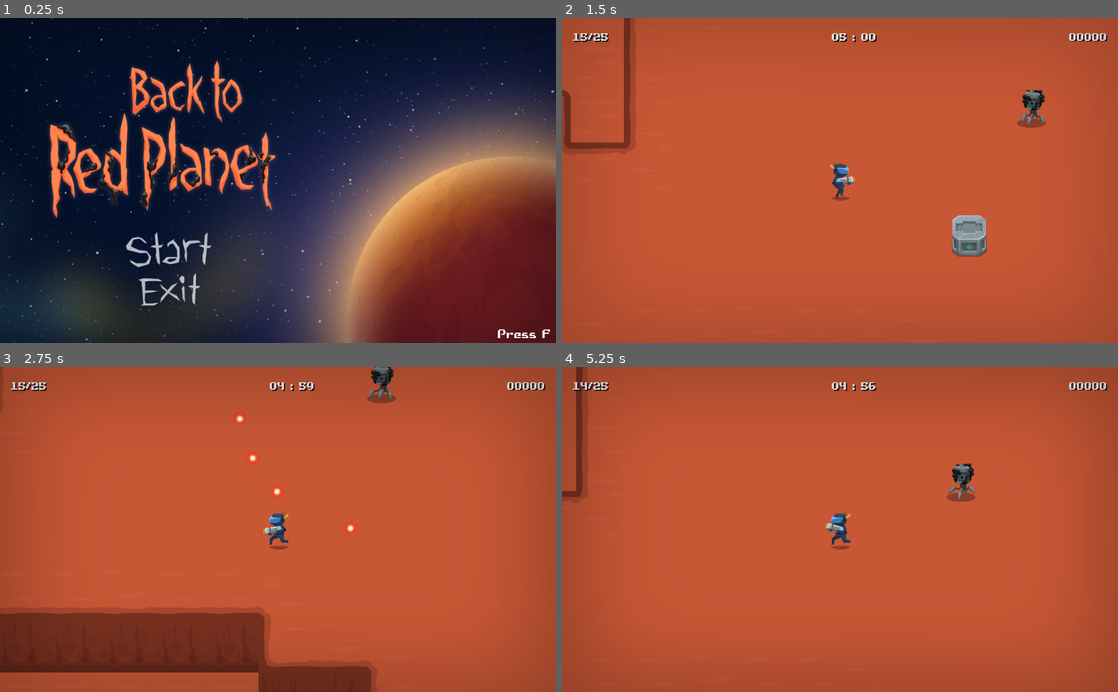
Above: before the commit, frames 1-4 (two rows, left to right).
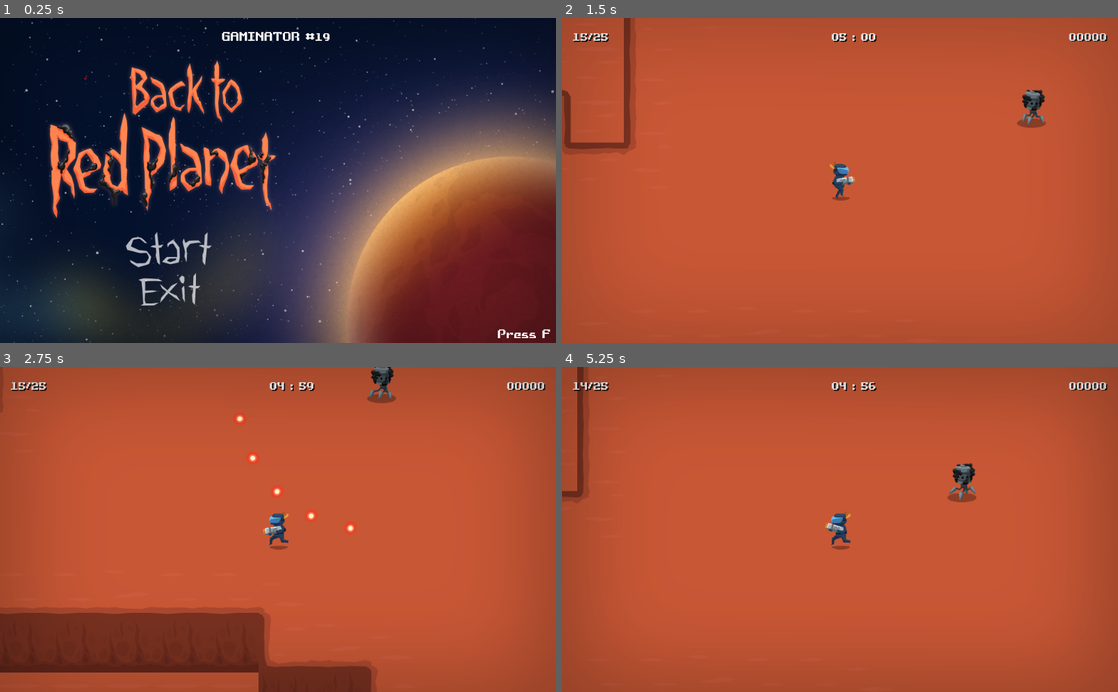
Above: after the commit, the same moments.

Repository: jimmyjonezz/Annigilation
Game: Godot game, scene res://MainMenu/MainMenu.tscn
The game is run twice, just before and just after one commit, with the same random seed, the same clock (stepped at 60 frames per second) and the same inputs.
Inputs (mouse positions are in pixels of both pictures, inside the frame that each line leads up to):
- Up to frame 1 (0.25 s): no input
- Up to frame 2 (1.5 s): click (728, 248) at 0.5 s; move the mouse to (962, 164) at 1.27 s; hold Right (ui_right) from 1.28 s (still down)
- Up to frame 3 (2.75 s): move the mouse to (166, 545) at 2.02 s; release Right (ui_right) at 2.03 s; hold Down (ui_down) from 2.03 s (still down)
- Up to frame 4 (5.25 s): move the mouse to (895, 458) at 2.77 s; release Down (ui_down) at 2.78 s; hold Right (ui_right) 2.78-3.53 s; move the mouse to (812, 594) at 3.52 s; hold Up (ui_up) 3.53-4.28 s; move the mouse to (1006, 578) at 4.27 s; hold Left (ui_left) from 4.28 s (still down); move the mouse to (673, 480) at 5.02 s

The runs differ from the first frame. In frame 1, 0.3% of the frame differs, in the area x 15-60%, y 4-20%; in frame 2, 0.8%, in the area x 70-77%, y 60-74%; in frame 3, less than 0.1%; in frame 4, 0.3%.

Commit message:
0.9.0.1

Diff:
--- a/Main/Main.gd
+++ b/Main/Main.gd
@@ -40,6 +40,7 @@
 	var new_path : = PoolVector2Array()
 	var get_pos = get_node("Position/Player").position
 	var Kamikaze_instance = Kamikaze.instance()
+
 	var node_count = get_node("Point").get_child_count()
 	var child_node = get_node("Point").get_children()
 
--- a/Main/Main.tscn
+++ b/Main/Main.tscn
@@ -15,14 +15,13 @@
 Kamikaze = ExtResource( 2 )
 
 [node name="World" type="Node2D" parent="."]
-editor/display_folded = true
 
 [node name="Navigation" parent="World" instance=ExtResource( 3 )]
 
 [node name="SpawnProps" type="Node2D" parent="."]
 
 [node name="Chest" parent="SpawnProps" instance=ExtResource( 4 )]
-position = Vector2( 4026.13, 875.366 )
+position = Vector2( 4823.85, 292.593 )
 
 [node name="Chest2" parent="SpawnProps" instance=ExtResource( 4 )]
 position = Vector2( 569.278, 2648.93 )
@@ -33,10 +32,17 @@
 [node name="Chest4" parent="SpawnProps" instance=ExtResource( 4 )]
 position = Vector2( 3160.26, 3965.59 )
 
+[node name="Chest5" parent="SpawnProps" instance=ExtResource( 4 )]
+position = Vector2( 3704.37, 2703.47 )
+
 [node name="Point" type="Node2D" parent="."]
+editor/display_folded = true
 
 [node name="Point" parent="Point" instance=ExtResource( 5 )]
 position = Vector2( 1213.99, 2115.85 )
+
+[node name="Point6" parent="Point" instance=ExtResource( 5 )]
+position = Vector2( 378.917, 522.036 )
 
 [node name="Point5" parent="Point" instance=ExtResource( 5 )]
 position = Vector2( 2497.08, 587.856 )
@@ -54,6 +60,12 @@
 
 [node name="Enemy" parent="SpawnEnemy" instance=ExtResource( 6 )]
 position = Vector2( 4202.44, 557.995 )
+
+[node name="Enemy2" parent="SpawnEnemy" instance=ExtResource( 6 )]
+position = Vector2( 3717.64, 3976.48 )
+
+[node name="Enemy3" parent="SpawnEnemy" instance=ExtResource( 6 )]
+position = Vector2( 5128.54, 4504.79 )
 
 [node name="Position" type="Node2D" parent="."]
 
--- a/MainMenu/MainMenu.gd
+++ b/MainMenu/MainMenu.gd
@@ -2,6 +2,7 @@
 
 func _ready():
 	get_tree().set_pause(false)
+	$APlayer.play("space")
 
 func _input(event):
 	if event.is_action_pressed("ui_f"):
--- a/MainMenu/MainMenu.tscn
+++ b/MainMenu/MainMenu.tscn
@@ -1,14 +1,31 @@
-[gd_scene load_steps=10 format=2]
+[gd_scene load_steps=12 format=2]
 
 [ext_resource path="res://MainMenu/MainMenu.gd" type="Script" id=1]
 [ext_resource path="res://Image/UI/main_bg.png" type="Texture" id=2]
-[ext_resource path="res://Font/32pt.tres" type="DynamicFont" id=3]
-[ext_resource path="res://Image/UI/logo.png" type="Texture" id=4]
-[ext_resource path="res://Image/UI/Start_2.png" type="Texture" id=5]
-[ext_resource path="res://Image/UI/Start_1.png" type="Texture" id=6]
-[ext_resource path="res://Image/UI/Exit_2.png" type="Texture" id=7]
-[ext_resource path="res://Image/UI/Exit_1.png" type="Texture" id=8]
-[ext_resource path="res://Other/Fade/FadeIn.tscn" type="PackedScene" id=9]
+[ext_resource path="res://Image/Space/star.png" type="Texture" id=3]
+[ext_resource path="res://Font/32pt.tres" type="DynamicFont" id=4]
+[ext_resource path="res://Image/UI/logo.png" type="Texture" id=5]
+[ext_resource path="res://Image/UI/Start_2.png" type="Texture" id=6]
+[ext_resource path="res://Image/UI/Start_1.png" type="Texture" id=7]
+[ext_resource path="res://Image/UI/Exit_2.png" type="Texture" id=8]
+[ext_resource path="res://Image/UI/Exit_1.png" type="Texture" id=9]
+[ext_resource path="res://Other/Fade/FadeIn.tscn" type="PackedScene" id=10]
+
+[sub_resource type="Animation" id=1]
+resource_name = "space"
+loop = true
+tracks/0/type = "value"
+tracks/0/path = NodePath("CanvasLayer/Background/Sprite:modulate")
+tracks/0/interp = 1
+tracks/0/loop_wrap = true
+tracks/0/imported = false
+tracks/0/enabled = true
+tracks/0/keys = {
+"times": PoolRealArray( 0, 0.5, 0.9 ),
+"transitions": PoolRealArray( 1, 1, 1 ),
+"update": 0,
+"values": [ Color( 1, 1, 1, 1 ), Color( 1, 1, 1, 0.0784314 ), Color( 1, 1, 1, 1 ) ]
+}
 
 [node name="MainMenu" type="Node2D"]
 script = ExtResource( 1 )
@@ -21,15 +38,31 @@
 texture = ExtResource( 2 )
 expand = true
 
-[node name="Label" type="Label" parent="CanvasLayer/Background"]
+[node name="Sprite" type="Sprite" parent="CanvasLayer/Background"]
+modulate = Color( 1, 1, 1, 0.0784314 )
+position = Vector2( 158.255, 112.432 )
+texture = ExtResource( 3 )
+
+[node name="Fullscreen" type="Label" parent="CanvasLayer/Background"]
 anchor_left = 1.0
 anchor_top = 1.0
 anchor_right = 1.0
 anchor_bottom = 1.0
 margin_left = -107.0
 margin_top = -34.0
-custom_fonts/font = ExtResource( 3 )
+custom_fonts/font = ExtResource( 4 )
 text = "Press F"
+valign = 1
+
+[node name="Fullscreen2" type="Label" parent="CanvasLayer/Background"]
+anchor_left = 0.5
+anchor_right = 0.5
+margin_left = -103.0
+margin_top = 20.0
+margin_right = 103.0
+margin_bottom = 34.0
+custom_fonts/font = ExtResource( 4 )
+text = "GAMINATOR #19"
 valign = 1
 
 [node name="Control" type="Control" parent="CanvasLayer"]
@@ -51,20 +84,23 @@
 margin_top = 395.038
 margin_right = 390.392
 margin_bottom = 460.038
-texture_normal = ExtResource( 5 )
-texture_pressed = ExtResource( 6 )
-texture_hover = ExtResource( 6 )
+texture_normal = ExtResource( 6 )
+texture_pressed = ExtResource( 7 )
+texture_hover = ExtResource( 7 )
 
 [node name="Exit" type="TextureButton" parent="CanvasLayer/Control"]
 margin_left = 254.631
 margin_top = 470.929
 margin_right = 412.631
 margin_bottom = 530.929
-texture_normal = ExtResource( 7 )
-texture_pressed = ExtResource( 8 )
-texture_hover = ExtResource( 8 )
+texture_normal = ExtResource( 8 )
+texture_pressed = ExtResource( 9 )
+texture_hover = ExtResource( 9 )
 
-[node name="FadeIn" parent="CanvasLayer" instance=ExtResource( 9 )]
+[node name="FadeIn" parent="CanvasLayer" instance=ExtResource( 10 )]
 visible = false
+
+[node name="APlayer" type="AnimationPlayer" parent="."]
+anims/space = SubResource( 1 )
 [connection signal="pressed" from="CanvasLayer/Control/Start" to="." method="_on_Start_pressed"]
 [connection signal="pressed" from="CanvasLayer/Control/Exit" to="." method="_on_Exit_pressed"]
--- a/Point/Point.gd
+++ /dev/null
@@ -1,13 +0,0 @@
-extends Position2D
-
-export var Point : PackedScene
-
-func _ready():
-	randomize()
-
-func _spawn_enemy():
-	var rnd = randi() % 4
-	for x in range(rnd):
-		var Point_instance = Point .instance()
-		Point_instance.set_position(global_position)
-		$"../../SpawnEnemy/".add_child(Point_instance)
--- a/Point/Point.tscn
+++ b/Point/Point.tscn
@@ -1,12 +1,8 @@
-[gd_scene load_steps=4 format=2]
+[gd_scene load_steps=2 format=2]
 
-[ext_resource path="res://Point/Point.gd" type="Script" id=1]
-[ext_resource path="res://Robots/Kamikaze/Kamikaze.tscn" type="PackedScene" id=2]
-[ext_resource path="res://Image/luke.png" type="Texture" id=3]
+[ext_resource path="res://Image/luke.png" type="Texture" id=1]
 
 [node name="Point" type="Position2D"]
-script = ExtResource( 1 )
-Point = ExtResource( 2 )
 
 [node name="Sprite" type="Sprite" parent="."]
-texture = ExtResource( 3 )
+texture = ExtResource( 1 )
--- a/Robots/Enemy/Enemy.tscn
+++ b/Robots/Enemy/Enemy.tscn
@@ -70,6 +70,7 @@
 frame = 24
 
 [node name="CollisionShape2D" type="CollisionShape2D" parent="."]
+position = Vector2( 2.86948, -17.6951 )
 shape = SubResource( 1 )
 
 [node name="Tic" type="Timer" parent="."]
@@ -77,8 +78,8 @@
 autostart = true
 
 [node name="VisibilityNotifier2D" type="VisibilityNotifier2D" parent="."]
-position = Vector2( 0.5, -14.3474 )
-scale = Vector2( 1.95, 3.43474 )
+position = Vector2( 2.65211, -16.2604 )
+scale = Vector2( 2.16521, 2.76519 )
 
 [node name="Popup" parent="." instance=ExtResource( 4 )]
 visible = false
Binary file added: Image/Space/star.png
Not shown, added: Image/Space/star.png.import
Not shown: 1 places in MainMenu/MainMenu.tscn that only renumber resources
